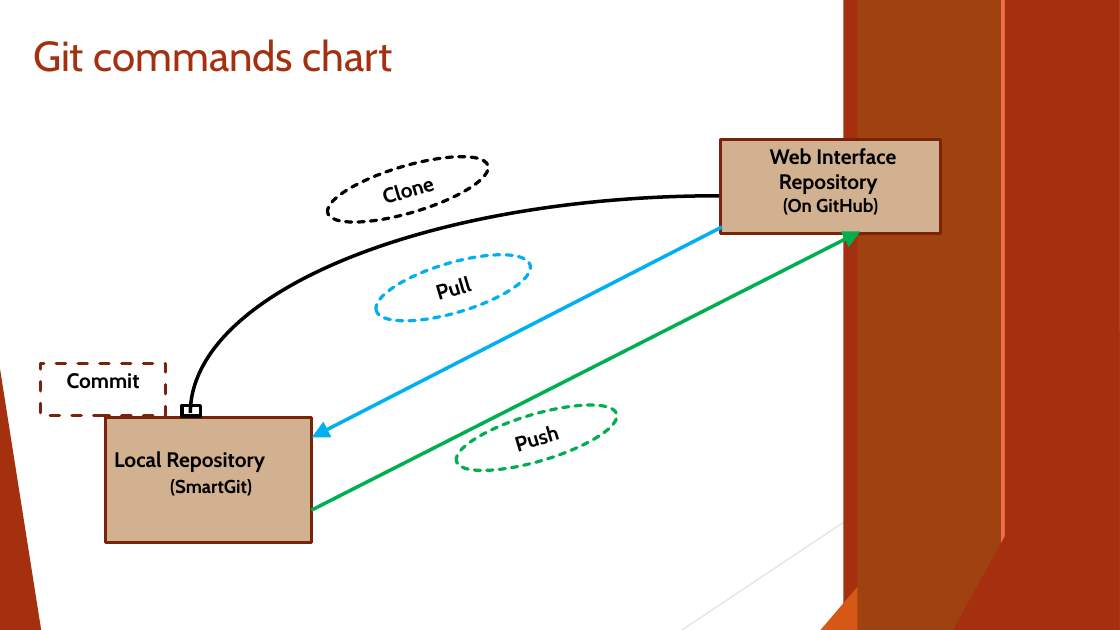
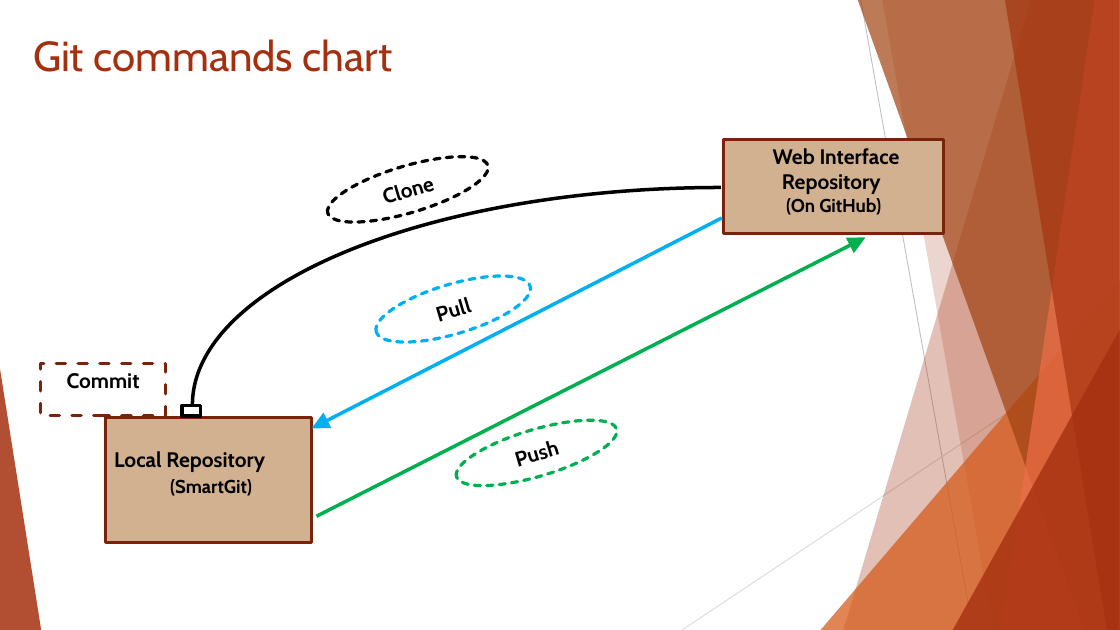
Before and after one commit to ICI3D/Sandbox, a slide deck: slide 4 of IntroToGitHub&SmartGit-v3.1.pptx. Drawn at 1120x630 pixels with LibreOffice and Linux fonts; fonts in the diff are those of the drawing. Boxes give left, top, right and bottom in pixels: in the first picture for what was removed or moved away, otherwise in the second. Text is boxed around its words. In the diff, an @@ line names an element or a change of style, - is before the commit and + after.

```diff
--- a/IntroToGitHub&SmartGit-v3.1.pptx
+++ b/IntroToGitHub&SmartGit-v3.1.pptx
@@ rectangle removed at <box>844,0,1120,630</box> @@
@@ rectangle removed at <box>858,0,1120,630</box> @@
@@ line (861, 0) - (973, 630): stroke #BFBFBF 0.74 pt to #BFBFBF 0.75 pt @@
@@ rectangle removed at <box>882,0,1120,630</box> @@
@@ rectangle removed at <box>1002,0,1120,630</box> @@
@@ rectangle removed at <box>1005,0,1120,630</box> @@
@@ group added at <box>844,0,1120,630</box>: 5 freeform shapes @@
@@ arc (boxed as its full ellipse): place and size @@
-arc (boxed as its full ellipse) at <box>191,196,1120,630</box>
+arc (boxed as its full ellipse) at <box>192,187,1120,622</box>
@@ arrow moved from (722, 227) - (312, 438) to (722, 218) - (312, 429) @@
@@ arrow moved from (312, 510) - (860, 231) to (317, 517) - (865, 238) @@
@@ ellipse "Pull": place and size @@
-ellipse "Pull" at <box>369,241,537,334</box>
+ellipse "Pull" at <box>369,262,537,355</box>
@@ triangle at <box>821,280,1120,630</box>: fill #D55816 to #D55816 at 72% opacity @@
@@ line (1120, 339) - (682, 630): stroke #D9D9D9 0.74 pt to #D9D9D9 0.75 pt @@
@@ triangle at <box>953,330,1120,630</box>: fill #A5300F to #A5300F at 80% opacity @@
@@ triangle at <box>0,369,41,630</box>: fill #A5300F to #A5300F at 85% opacity @@
@@ ellipse "Push": place and size @@
-ellipse "Push" at <box>450,391,623,484</box>
+ellipse "Push" at <box>450,406,623,499</box>
```
Also in this commit, not shown: 18 other slides changed.
